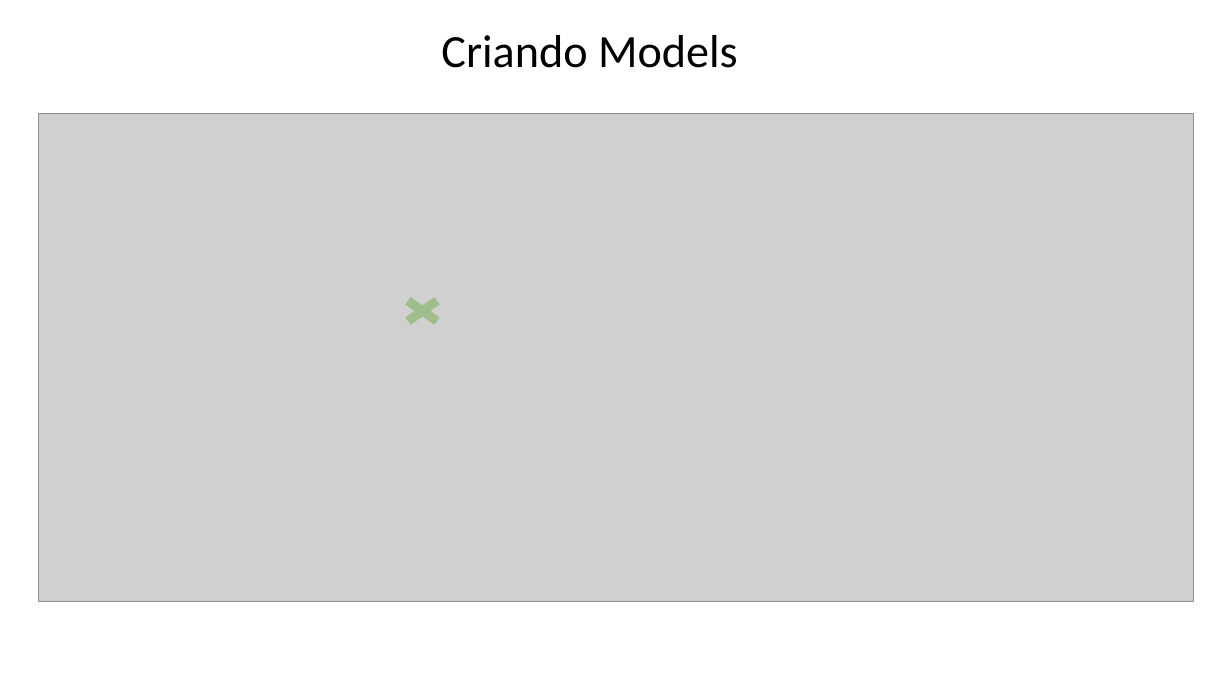
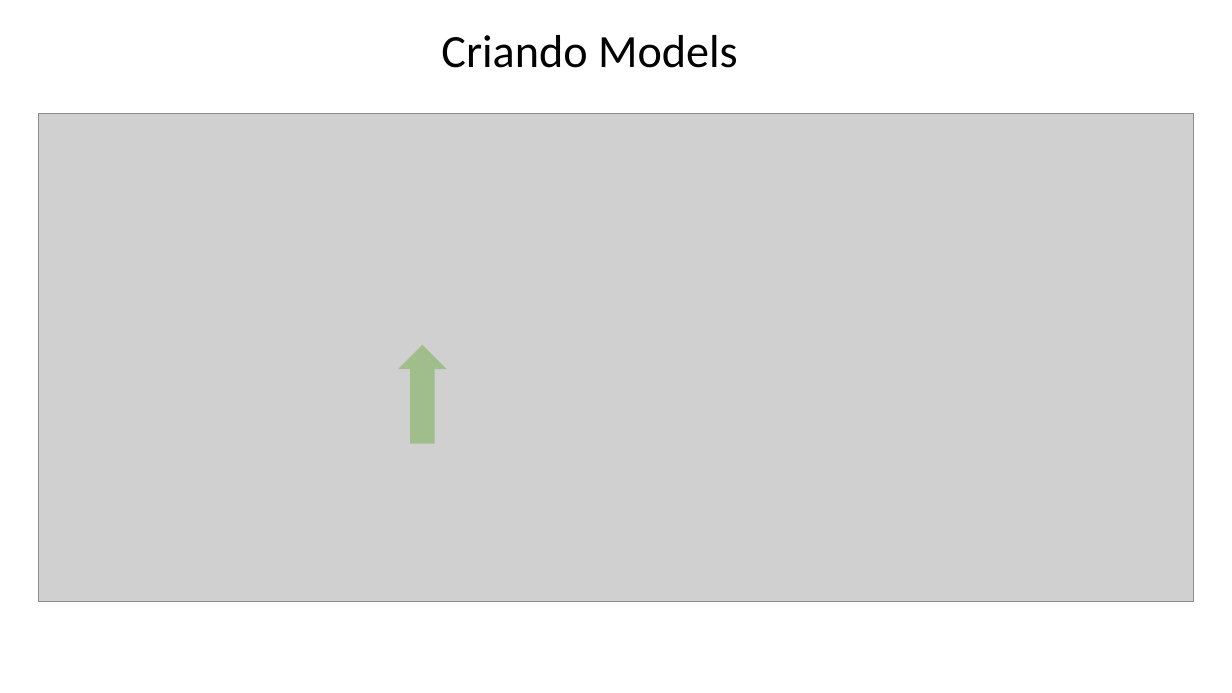
Before and after one commit to Felipe-Tagawa/C07-Monitoria, a slide deck: slide 2 of Aula 4/Models.pptx (slide 3 before the commit). Drawn at 1232x693 pixels with LibreOffice and Linux fonts; fonts in the diff are those of the drawing; grey boxes stand for pictures; background and template pictures are left out. Boxes give left, top, right and bottom in pixels: in the first picture for what was removed or moved away, otherwise in the second. Text is boxed around its words. In the diff, an @@ line names an element or a change of style, - is before the commit and + after.

```diff
--- a/Aula 4/Models.pptx
+++ b/Aula 4/Models.pptx
@@ cross removed at <box>395,291,451,330</box> @@
@@ down arrow added at <box>398,345,447,444</box>, fill #70AD47 at 50% opacity @@
```
Also in this commit, not shown: 3 other slides changed, 3 slides added, 2 slides removed, 2 other files.
